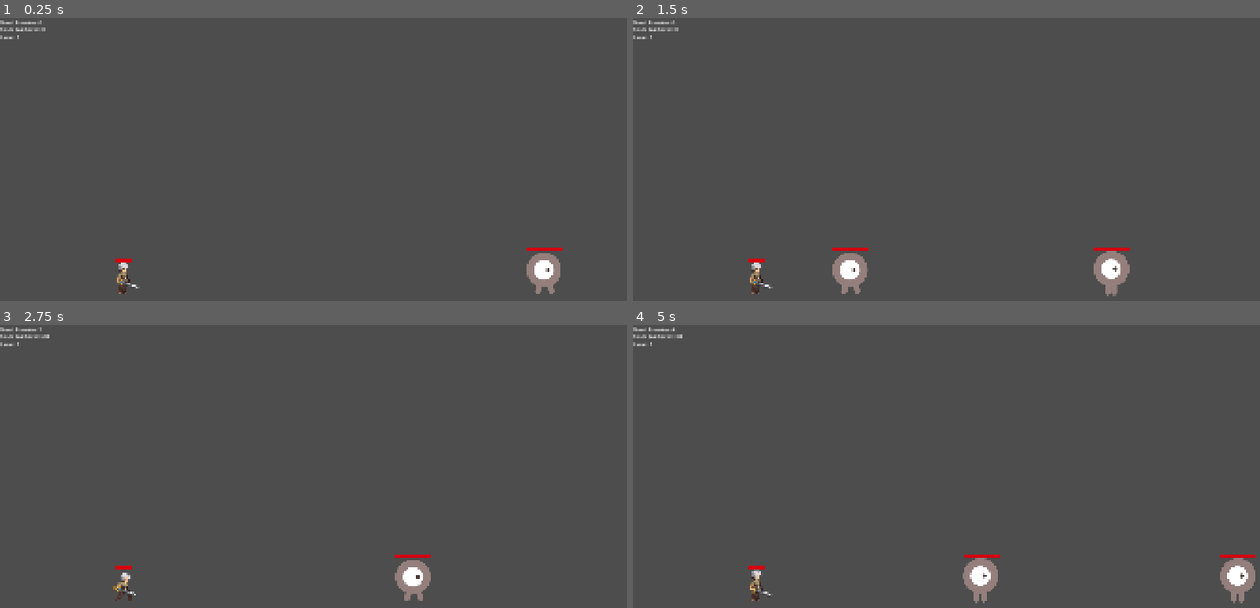
Above: before the commit, frames 1-4 (two rows, left to right).
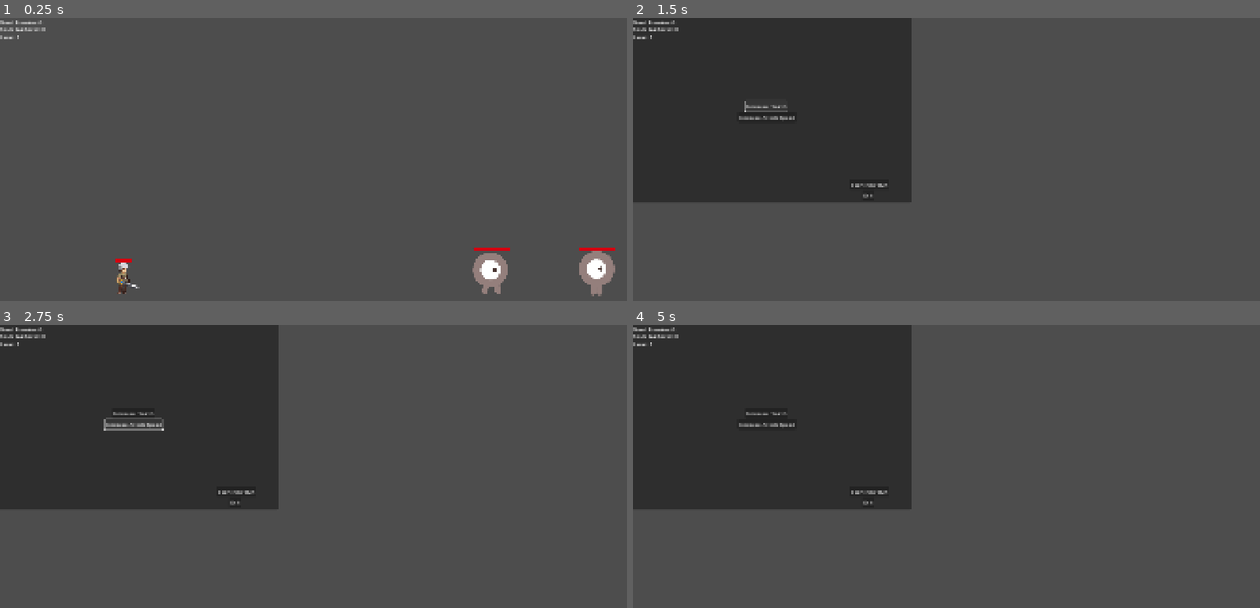
Above: after the commit, the same moments.

Repository: BMB994/AppointedHero
Game: Godot game, scene res://main.tscn
Same seed, same stepped clock (60 frames per second), same inputs: the game is played once before the commit and once after it.
Inputs (mouse positions are in pixels of both pictures, inside the frame that each line leads up to):
- Up to frame 1 (0.25 s): no input
- Up to frame 2 (1.5 s): click (764, 105) at 1.25 s, where only the run after the commit has a clickable "Increase Health"
- Up to frame 3 (2.75 s): click (131, 424) at 2 s, where only the run after the commit has a clickable "Increase Attack Speed"
- Up to frame 4 (5 s): click (871, 491) at 2.75 s, where only the run after the commit has a clickable "Start New Run"

The runs differ from the first frame. In frame 1, 2.0% of the frame differs, in the area x 75-99%, y 81-99%; in frame 2, 30%; in frame 3, 29%; in frame 4, 30%, in the area x 0-100%, y 0-99%.

Commit message:
Added upgrade screen and exit buttons

Diff:
--- a/main.gd
+++ b/main.gd
@@ -9,6 +9,7 @@
 var level_count = 10
 
 func _ready() -> void:
+	$OnDeathControlNode.hide()
 
 	# Start Player and spawn first mob
 	$Player.start($PlayerPosition.position)
@@ -26,7 +27,6 @@
 	if Input.is_action_just_released("increase_speed"):
 		$Player.increase_attack_speed(0.1)
 
-
 func _on_mob_dead(mob_instance):
 
 	dead_mobs = dead_mobs + 1
@@ -39,12 +39,10 @@
 			mob_array[i]._mob_difficult_scale(level)
 	_update_HUD()
 
-
 func _on_mob_spawn_timer_timeout() -> void:
 
 	if mob_array.size() < max_mob_count:
 		_spawn_mob()
-
 
 func _on_player_is_attacking(damage: int, num_enemies_strike: int) -> void:
 	mob_array[0].take_damage(damage)
@@ -66,3 +64,38 @@
 		add_child(mob)
 		mob.connect("dead_mob", _on_mob_dead)
 		mob.connect("is_attacking", _on_mob_is_attacking)
+
+func _on_player_dead() -> void:
+	_pause_game()
+	if(mob_array.size() > 0):
+		for mob in mob_array:
+			if is_instance_valid(mob):
+				mob.queue_free()
+
+	mob_array.clear()
+	$OnDeathControlNode.show()
+
+func _on_on_death_control_node_upgrade_health_button() -> void:
+	$Player.increase_max_health(1)
+
+func _on_on_death_control_node_new_game() -> void:
+	_resume_game()
+	$Player._reset_player()
+	$OnDeathControlNode.hide()
+
+func _pause_game():
+	$MobSpawnTimer.stop()
+	$Player.hide()
+
+func _resume_game():
+	dead_mobs = 0
+	level = 1
+
+	$MobSpawnTimer.start()
+	$Player.show()
+
+func _on_on_death_control_node_upgrade_attack_speed() -> void:
+	$Player.increase_attack_speed(2)
+
+func _on_on_death_control_node_exit() -> void:
+	get_tree().quit()
--- a/main.tscn
+++ b/main.tscn
@@ -1,9 +1,10 @@
-[gd_scene load_steps=5 format=3 uid="uid://buau0bvqp17jt"]
+[gd_scene load_steps=6 format=3 uid="uid://buau0bvqp17jt"]
 
 [ext_resource type="Script" uid="uid://bq15miu4feoty" path="res://main.gd" id="1_0xm2m"]
 [ext_resource type="PackedScene" uid="uid://ohwfgiojvi05" path="res://mob.tscn" id="2_1bvp3"]
 [ext_resource type="PackedScene" uid="uid://dnhu5xg6x3sso" path="res://player.tscn" id="2_h2yge"]
 [ext_resource type="PackedScene" uid="uid://cbbv4pmkp1hlu" path="res://hud.tscn" id="4_1bvp3"]
+[ext_resource type="PackedScene" uid="uid://bog801j3flm1v" path="res://on_death_control_node.tscn" id="5_lquwl"]
 
 [node name="main" type="Node"]
 script = ExtResource("1_0xm2m")
@@ -19,8 +20,17 @@
 position = Vector2(-3, 5)
 
 [node name="MobSpawnTimer" type="Timer" parent="."]
+wait_time = 0.2
 
 [node name="HUD" parent="." instance=ExtResource("4_1bvp3")]
 
+[node name="OnDeathControlNode" parent="." instance=ExtResource("5_lquwl")]
+
+[connection signal="dead" from="Player" to="." method="_on_player_dead"]
 [connection signal="is_attacking" from="Player" to="." method="_on_player_is_attacking"]
 [connection signal="timeout" from="MobSpawnTimer" to="." method="_on_mob_spawn_timer_timeout"]
+[connection signal="exit" from="OnDeathControlNode" to="." method="_on_on_death_control_node_exit"]
+[connection signal="new_game" from="OnDeathControlNode" to="." method="_on_on_death_control_node_new_game"]
+[connection signal="upgrade_attack_speed" from="OnDeathControlNode" to="." method="_on_on_death_control_node_upgrade_attack_speed"]
+[connection signal="upgrade_health_button" from="OnDeathControlNode" to="." method="_on_on_death_control_node_upgrade_health_button"]
+[connection signal="upgrade_health_button" from="OnDeathControlNode" to="Player" method="_on_on_death_control_node_upgrade_health_button"]
--- a/mob.gd
+++ b/mob.gd
@@ -5,11 +5,11 @@
 
 # Properties
 var health
-var max_health = 100
-var damage = 10
+var max_health = 1000
+var damage = 100
 var attack_speed = 1.0
 var soul_worth = 1.0
-var mob_speed = 800
+var mob_speed = 1500
 var is_attacking_player = false
 var waiting_in_line = false
 
@@ -59,7 +59,6 @@
 func _process(delta):
 	$HealthBar.value = health
 
-
 func attack():
 	# Change state to attacking
 	if not is_attacking_player:
--- /dev/null
+++ b/on_death_control_node.gd
@@ -0,0 +1,24 @@
+extends Control
+signal upgrade_health_button
+signal new_game
+signal upgrade_attack_speed
+signal exit
+
+func _ready() -> void:
+	pass
+
+
+func _on_increase_health_button_pressed() -> void:
+	upgrade_health_button.emit()
+
+
+func _on_new_game_pressed() -> void:
+	new_game.emit()
+
+
+func _on_increase_attack_speed_pressed() -> void:
+	upgrade_attack_speed.emit()
+
+
+func _on_exit_pressed() -> void:
+	exit.emit()
--- /dev/null
+++ b/on_death_control_node.tscn
@@ -0,0 +1,52 @@
+[gd_scene load_steps=2 format=3 uid="uid://bog801j3flm1v"]
+
+[ext_resource type="Script" uid="uid://6fqpksqn43ue" path="res://on_death_control_node.gd" id="1_lg0e3"]
+
+[node name="OnDeathControlNode" type="Control"]
+layout_mode = 3
+anchors_preset = 0
+offset_right = 40.0
+offset_bottom = 40.0
+script = ExtResource("1_lg0e3")
+
+[node name="Panel" type="Panel" parent="."]
+layout_mode = 0
+offset_right = 849.0
+offset_bottom = 565.0
+
+[node name="IncreaseHealthButton" type="Button" parent="Panel"]
+layout_mode = 2
+offset_left = 342.0
+offset_top = 253.0
+offset_right = 471.0
+offset_bottom = 284.0
+text = "Increase Health"
+
+[node name="NewGame" type="Button" parent="Panel"]
+layout_mode = 0
+offset_left = 662.0
+offset_top = 493.0
+offset_right = 782.0
+offset_bottom = 524.0
+text = "Start New Run"
+
+[node name="IncreaseAttackSpeed" type="Button" parent="Panel"]
+layout_mode = 0
+offset_left = 319.0
+offset_top = 287.0
+offset_right = 498.0
+offset_bottom = 318.0
+text = "Increase Attack Speed"
+
+[node name="Exit" type="Button" parent="Panel"]
+layout_mode = 0
+offset_left = 699.0
+offset_top = 526.0
+offset_right = 736.0
+offset_bottom = 557.0
+text = "Exit"
+
+[connection signal="pressed" from="Panel/IncreaseHealthButton" to="." method="_on_increase_health_button_pressed"]
+[connection signal="pressed" from="Panel/NewGame" to="." method="_on_new_game_pressed"]
+[connection signal="pressed" from="Panel/IncreaseAttackSpeed" to="." method="_on_increase_attack_speed_pressed"]
+[connection signal="pressed" from="Panel/Exit" to="." method="_on_exit_pressed"]
--- a/player.gd
+++ b/player.gd
@@ -18,13 +18,13 @@
 		dead.emit()
 
 func increase_max_health(amount):
-	max_health += amount
+	max_health =  max_health + max_health * amount
 
 func increase_damage(amount):
 	damage += amount
 
 func increase_attack_speed(amount):
-	attack_speed += amount
+	attack_speed = attack_speed * amount
 	$AnimatedSprite2D.speed_scale = attack_speed
 	$AttackTimer.wait_time = 1.0/attack_speed
 
@@ -45,17 +45,13 @@
 
 	$AnimatedSprite2D.play()
 
-
 func start(pos):
 	position = pos
 	show()
 	$Collision.disabled = false
 
-
-
 func _on_attack_timer_timeout() -> void:
 	emit_signal("is_attacking", damage, num_enemies_strike)
-
 
 func _on_area_2d_area_shape_entered(area_rid: RID, area: Area2D, area_shape_index: int, local_shape_index: int) -> void:
 	$AnimatedSprite2D.animation = "attack"
@@ -64,10 +60,16 @@
 		$AttackTimer.start()
 		$ReturnToIdleTimer.stop()
 
-
 func _on_area_2d_area_shape_exited(area_rid: RID, area: Area2D, area_shape_index: int, local_shape_index: int) -> void:
 	$AttackTimer.stop()
 	$ReturnToIdleTimer.start()
 
 func _on_return_to_idle_timer_timeout() -> void:
 	$AnimatedSprite2D.animation = "idle"
+
+func _reset_player():
+	$AnimatedSprite2D.speed_scale = attack_speed
+	$AttackTimer.wait_time = 1.0/attack_speed
+	$HealthBar.max_value = max_health
+	$HealthBar.value = max_health
+	health = max_health
Not shown, added: on_death_control_node.gd.uid
